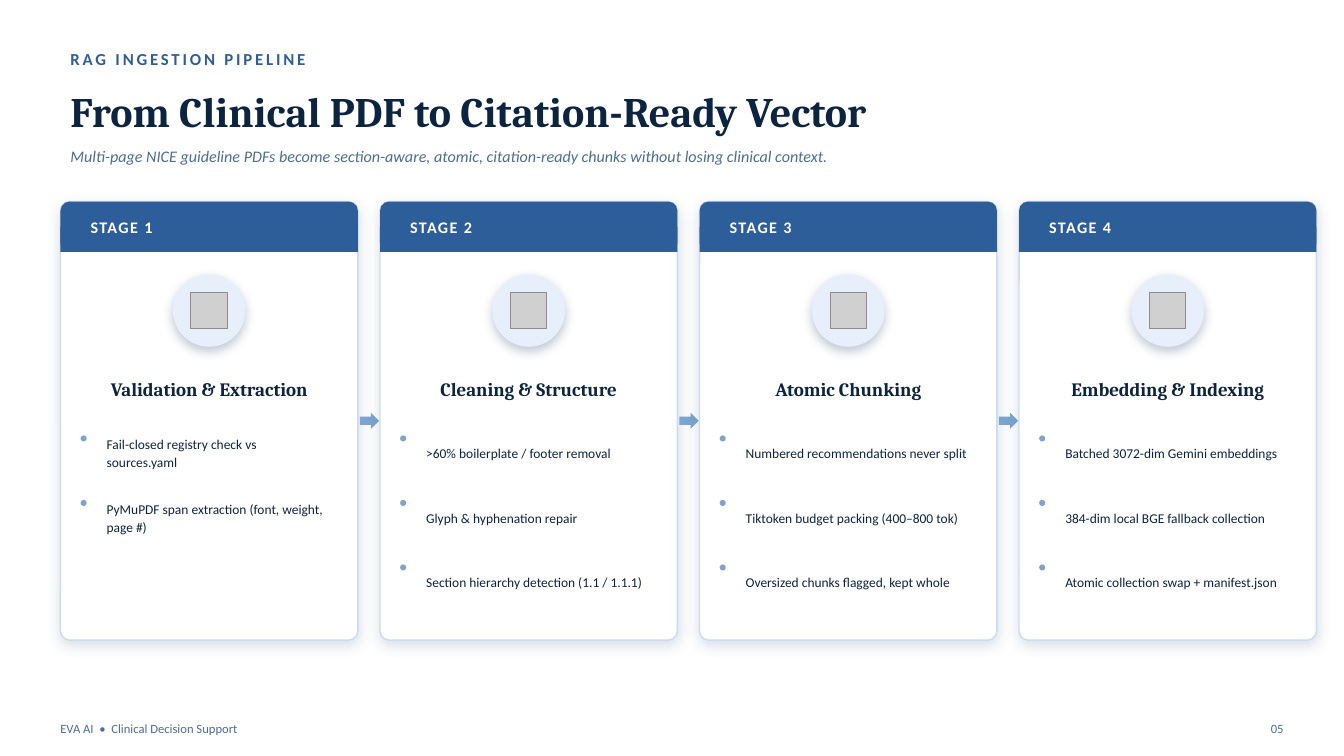
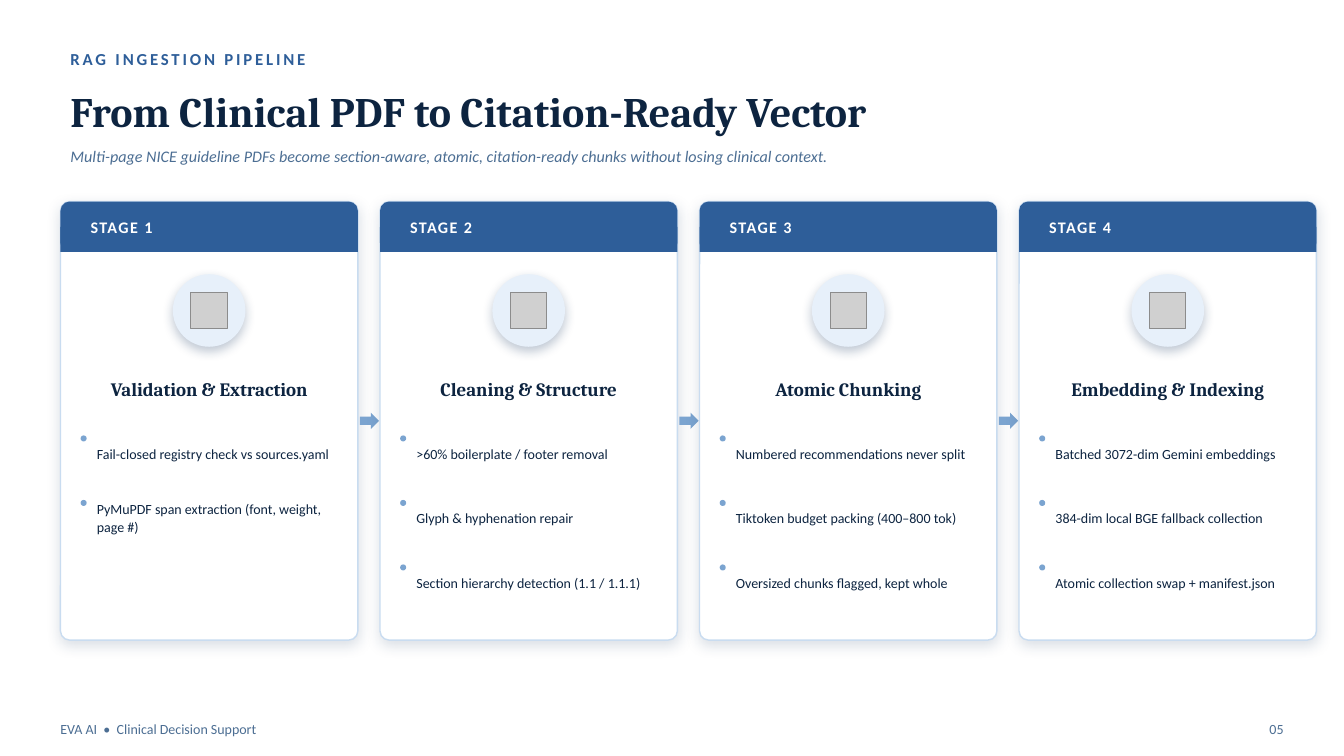
Before and after one commit to IbrahimAbdelsattar/Adrenal-Insufficiency-Guideline-RAG, a slide deck: slide 5 of Eva_AI_Presentation.pptx. Drawn at 1344x756 pixels with LibreOffice and Linux fonts; fonts in the diff are those of the drawing; grey boxes stand for pictures. Boxes give left, top, right and bottom in pixels: in the first picture for what was removed or moved away, otherwise in the second. Text is boxed around its words. In the diff, an @@ line names an element or a change of style, - is before the commit and + after.

```diff
--- a/Eva_AI_Presentation.pptx
+++ b/Eva_AI_Presentation.pptx
@@ text "Fail-closed registry check vs sources.yaml": place and size @@
-text "Fail-closed registry check vs sources.yaml" at <box>107,439,256,469</box>
+text "Fail-closed registry check vs sources.yaml" at <box>97,449,329,462</box>
@@ text ">60% boilerplate / footer removal": place and size @@
-text ">60% boilerplate / footer removal" at <box>426,448,610,460</box>
+text ">60% boilerplate / footer removal" at <box>416,449,608,462</box>
@@ text "Numbered recommendations never split": place and size @@
-text "Numbered recommendations never split" at <box>746,448,967,460</box>
+text "Numbered recommendations never split" at <box>736,449,965,462</box>
@@ text "Batched 3072-dim Gemini embeddings": place and size @@
-text "Batched 3072-dim Gemini embeddings" at <box>1065,448,1277,461</box>
+text "Batched 3072-dim Gemini embeddings" at <box>1055,449,1276,462</box>
@@ text "PyMuPDF span extraction (font, weight, ...": place and size @@
-text "PyMuPDF span extraction (font, weight, ..." at <box>107,504,322,535</box>
+text "PyMuPDF span extraction (font, weight, ..." at <box>97,504,321,535</box>
@@ text "Glyph & hyphenation repair": place and size @@
-text "Glyph & hyphenation repair" at <box>426,513,577,526</box>
+text "Glyph & hyphenation repair" at <box>416,513,574,526</box>
@@ text "Tiktoken budget packing (400–800 tok)": place and size @@
-text "Tiktoken budget packing (400–800 tok)" at <box>746,513,958,526</box>
+text "Tiktoken budget packing (400–800 tok)" at <box>736,513,957,526</box>
@@ text "384-dim local BGE fallback collection": place and size @@
-text "384-dim local BGE fallback collection" at <box>1065,513,1265,523</box>
+text "384-dim local BGE fallback collection" at <box>1055,513,1263,523</box>
@@ text "Section hierarchy detection (1.1 / ...": place and size @@
-text "Section hierarchy detection (1.1 / ..." at <box>426,577,642,589</box>
+text "Section hierarchy detection (1.1 / ..." at <box>416,578,640,591</box>
@@ size 9.6 to 10 pt in 11 elements at <box>1055,449,1276,462</box>, <box>1055,513,1263,523</box>, <box>1055,578,1275,591</box>, <box>97,449,329,462</box>, <box>97,504,321,535</box>, <box>416,449,608,462</box>, <box>416,513,574,526</box>, <box>416,578,640,591</box>, <box>736,449,965,462</box>, <box>736,513,957,526</box>, <box>736,578,948,591</box> @@
@@ text "Oversized chunks flagged, kept whole": place and size @@
-text "Oversized chunks flagged, kept whole" at <box>746,577,950,590</box>
+text "Oversized chunks flagged, kept whole" at <box>736,578,948,591</box>
@@ text "Atomic collection swap + manifest.json": place and size @@
-text "Atomic collection swap + manifest.json" at <box>1065,577,1276,590</box>
+text "Atomic collection swap + manifest.json" at <box>1055,578,1275,591</box>
@@ text "EVA AI • Clinical Decision ..." at <box>60,724,256,737</box>: size 9 to 10 pt @@
@@ text "05" at <box>1269,725,1283,734</box>: size 9 to 10 pt @@
```
Also in this commit, not shown: 11 other slides changed, 2 other files.
